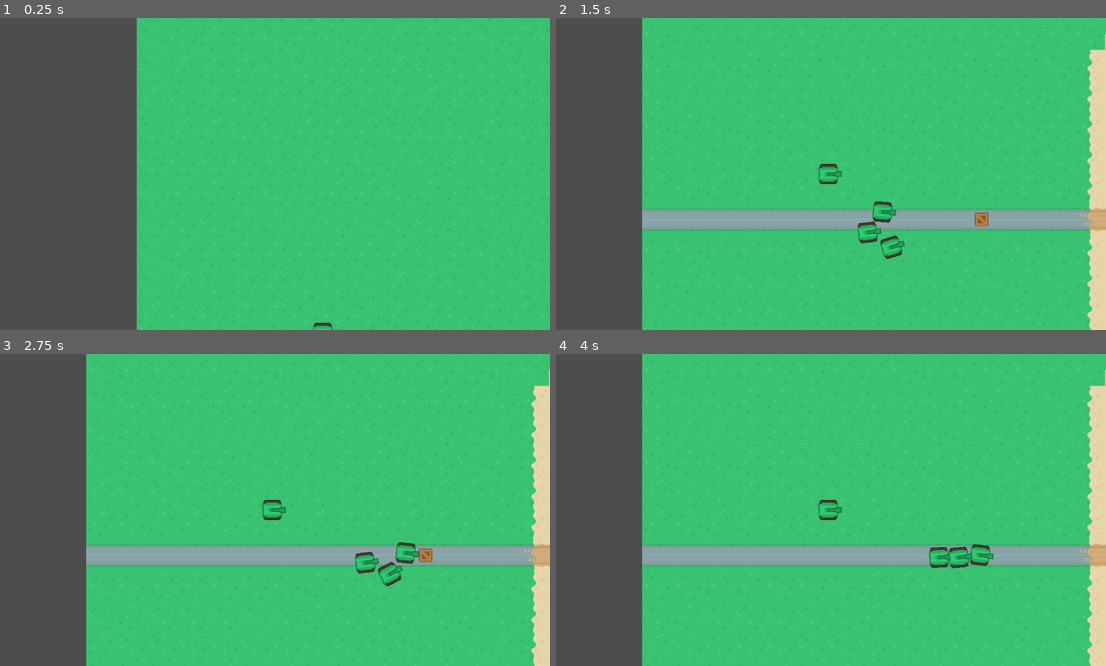
Above: before the commit, frames 1-4 (two rows, left to right).
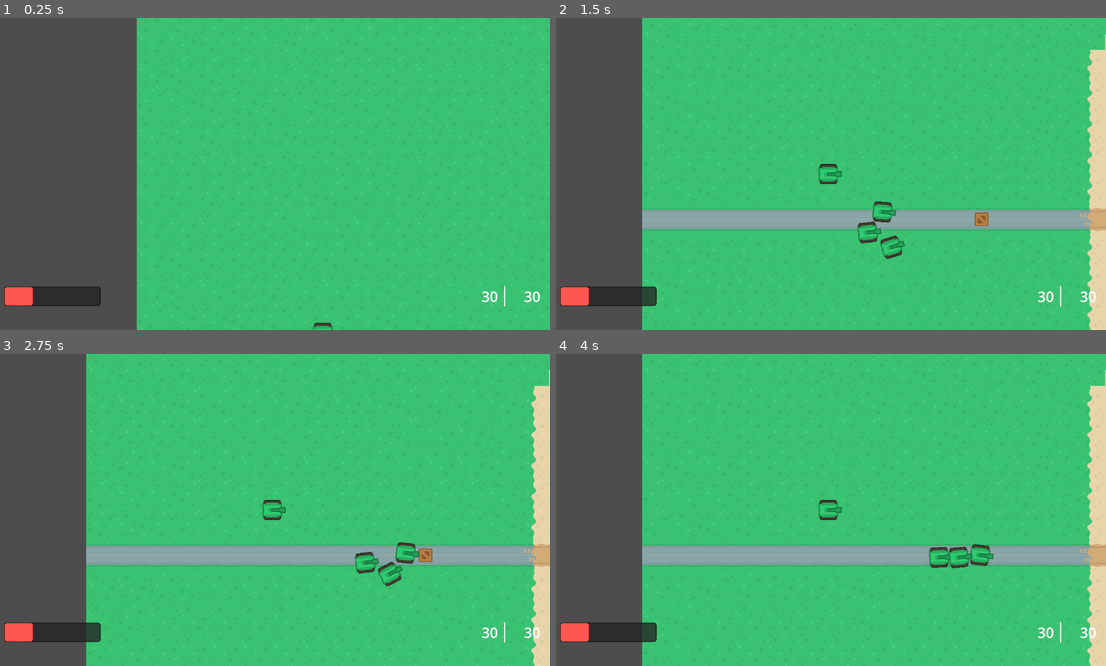
Above: after the commit, the same moments.

Repository: BrianMosbeux/Steel_Storm
Game: Godot game, scene res://scenes/main.tscn
The game is run twice, just before and just after one commit, with the same random seed, the same clock (stepped at 60 frames per second) and the same inputs.
Inputs:
- Up to frame 1 (0.25 s): no input
- Up to frame 2 (1.5 s): no input
- Up to frame 3 (2.75 s): no input
- Up to frame 4 (4 s): no input

The runs differ from the first frame. In frame 1, 1.2% of the frame differs, in the area x 0-99%, y 85-93%; in frame 2, 1.2%; in frame 3, 1.2%; in frame 4, 1.2%.

Commit message:
Add HUD scene and draft user interface

Diff:
--- /dev/null
+++ b/scenes/hud.tscn
@@ -0,0 +1,92 @@
+[gd_scene load_steps=4 format=3 uid="uid://cmpvdm5t2grj2"]
+
+[sub_resource type="StyleBoxFlat" id="StyleBoxFlat_mw0hs"]
+bg_color = Color(0.137255, 0.137255, 0.137255, 0.776471)
+border_width_left = 1
+border_width_top = 1
+border_width_right = 1
+border_width_bottom = 1
+border_color = Color(0, 0, 0, 1)
+corner_radius_top_left = 5
+corner_radius_top_right = 5
+corner_radius_bottom_right = 5
+corner_radius_bottom_left = 5
+
+[sub_resource type="StyleBoxFlat" id="StyleBoxFlat_ilidu"]
+bg_color = Color(1, 0.337605, 0.322643, 1)
+border_width_left = 1
+border_width_top = 1
+border_width_right = 1
+border_width_bottom = 1
+border_color = Color(0, 0, 0, 1)
+corner_radius_top_left = 5
+corner_radius_top_right = 5
+corner_radius_bottom_right = 5
+corner_radius_bottom_left = 5
+
+[sub_resource type="StyleBoxFlat" id="StyleBoxFlat_lxr2d"]
+bg_color = Color(1, 1, 1, 1)
+expand_margin_left = 1.0
+expand_margin_top = 1.0
+expand_margin_right = 1.0
+expand_margin_bottom = 1.0
+
+[node name="HUD" type="CanvasLayer"]
+
+[node name="MarginContainer" type="MarginContainer" parent="."]
+anchors_preset = 15
+anchor_right = 1.0
+anchor_bottom = 1.0
+grow_horizontal = 2
+grow_vertical = 2
+theme_override_constants/margin_left = 20
+theme_override_constants/margin_top = 20
+theme_override_constants/margin_right = 20
+theme_override_constants/margin_bottom = 20
+
+[node name="Rows" type="VBoxContainer" parent="MarginContainer"]
+layout_mode = 2
+
+[node name="TopRow" type="HBoxContainer" parent="MarginContainer/Rows"]
+layout_mode = 2
+size_flags_vertical = 3
+
+[node name="MiddleRow" type="HBoxContainer" parent="MarginContainer/Rows"]
+layout_mode = 2
+size_flags_vertical = 3
+size_flags_stretch_ratio = 4.0
+
+[node name="BottomRow" type="HBoxContainer" parent="MarginContainer/Rows"]
+layout_mode = 2
+size_flags_vertical = 3
+
+[node name="HealthBar" type="ProgressBar" parent="MarginContainer/Rows/BottomRow"]
+custom_minimum_size = Vector2(200, 40)
+layout_mode = 2
+size_flags_horizontal = 4
+size_flags_vertical = 4
+theme_override_styles/background = SubResource("StyleBoxFlat_mw0hs")
+theme_override_styles/fill = SubResource("StyleBoxFlat_ilidu")
+value = 30.0
+show_percentage = false
+
+[node name="CurrentAmmoLabel" type="Label" parent="MarginContainer/Rows/BottomRow"]
+layout_mode = 2
+size_flags_horizontal = 10
+theme_override_font_sizes/font_size = 30
+text = "30"
+
+[node name="VSeparator" type="VSeparator" parent="MarginContainer/Rows/BottomRow"]
+custom_minimum_size = Vector2(20, 40)
+layout_mode = 2
+size_flags_vertical = 4
+theme_override_styles/separator = SubResource("StyleBoxFlat_lxr2d")
+
+[node name="MaxAmmoLabel" type="Label" parent="MarginContainer/Rows/BottomRow"]
+custom_minimum_size = Vector2(60, 0)
+layout_mode = 2
+size_flags_horizontal = 8
+theme_override_font_sizes/font_size = 30
+text = "30
+"
+horizontal_alignment = 2
--- a/scenes/main.tscn
+++ b/scenes/main.tscn
@@ -9,6 +9,7 @@
 [ext_resource type="PackedScene" uid="uid://dvmuaj6mm243h" path="res://scenes/map_ai.tscn" id="6_kdbq6"]
 [ext_resource type="PackedScene" uid="uid://dyqmlfrgr5r0d" path="res://scenes/capturable_base.tscn" id="6_nphai"]
 [ext_resource type="Texture2D" uid="uid://dp6kou7shdj4w" path="res://assets/tile_sheets/terrainTiles_default.png" id="9_hld7e"]
+[ext_resource type="PackedScene" uid="uid://cmpvdm5t2grj2" path="res://scenes/hud.tscn" id="10_asviy"]
 
 [sub_resource type="TileSetAtlasSource" id="TileSetAtlasSource_fwfdd"]
 texture = ExtResource("9_hld7e")
@@ -231,3 +232,5 @@
 tile_set = SubResource("TileSet_5f7g0")
 format = 2
 layer_0/tile_data = PackedInt32Array(0, 0, 0, 65536, 0, 0, 131072, 0, 0, 196608, 0, 1, 262144, 0, 1, 327680, 0, 1, 3932 …(24828 unchanged characters)…
+
+[node name="HUD" parent="." instance=ExtResource("10_asviy")]
Not shown: 1 places in scenes/main.tscn that only renumber resources
